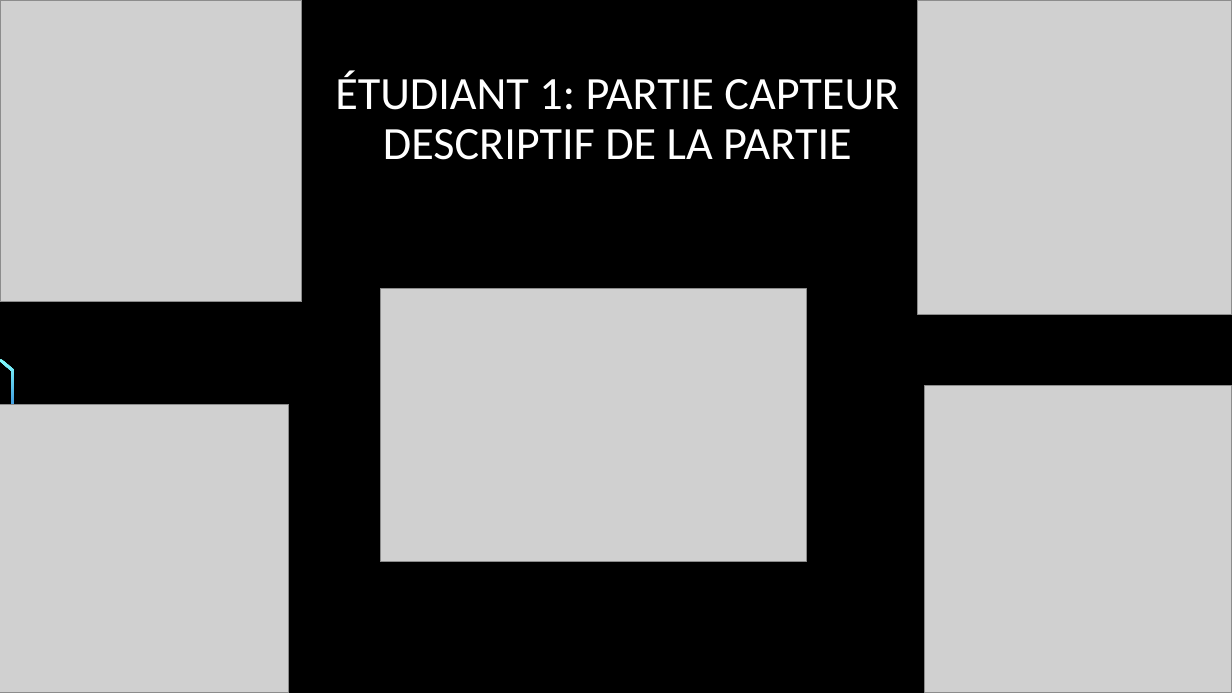
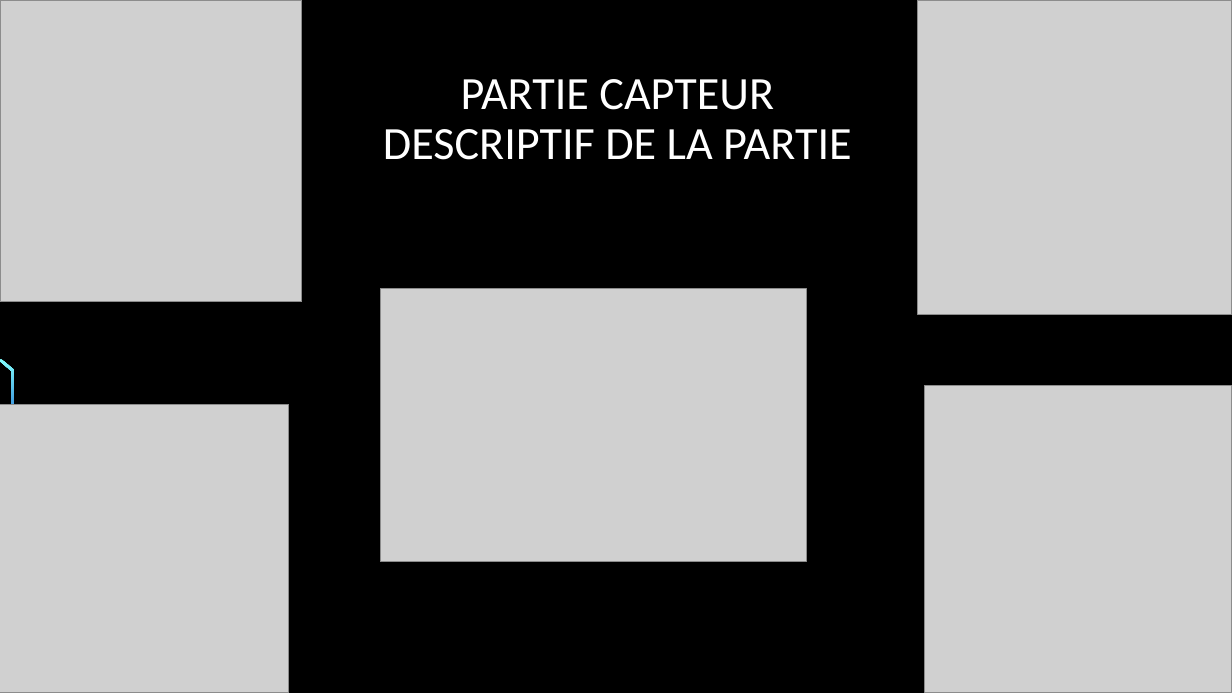
Before and after one commit to Delaune-Remi/Station_Meteo, a slide deck: slide 3 of Partie_Remi/Compte_rendu/Presentation_Partie_Remi.pptx (slide 4 before the commit). Drawn at 1232x693 pixels with LibreOffice and Linux fonts; fonts in the diff are those of the drawing; grey boxes stand for pictures; background and template pictures are left out. Boxes give left, top, right and bottom in pixels: in the first picture for what was removed or moved away, otherwise in the second. Text is boxed around its words. In the diff, an @@ line names an element or a change of style, - is before the commit and + after.

```diff
--- a/Partie_Remi/Compte_rendu/Presentation_Partie_Remi.pptx
+++ b/Partie_Remi/Compte_rendu/Presentation_Partie_Remi.pptx
@@ title at [383, 79, 851, 160]: text changed @@
-ÉTUDIANT 1: PARTIE CAPTEUR
-DESCRIPTIF DE LA PARTIE
+PARTIE CAPTEUR
+DESCRIPTIF DE LA PARTIE
```
Also in this commit, not shown: 1 other slide changed, 3 slides added, 1 slide removed, 2 other files.
